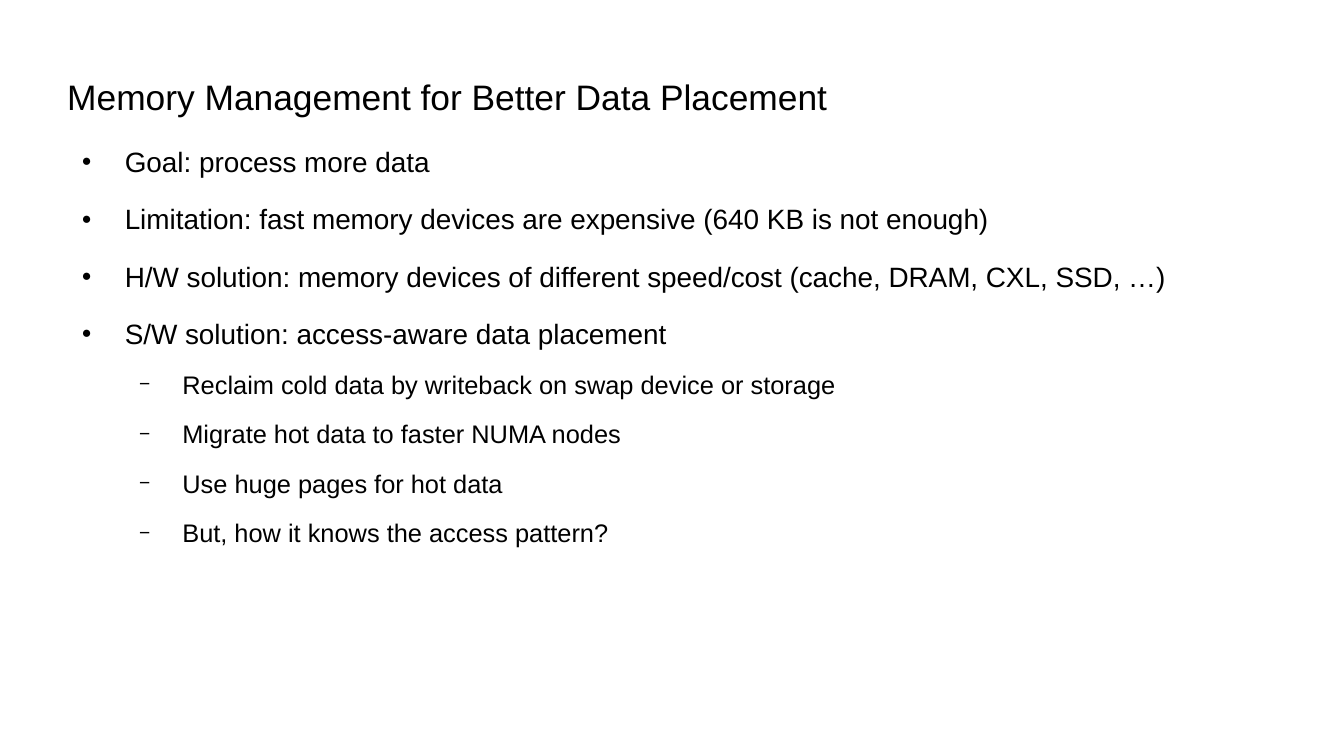
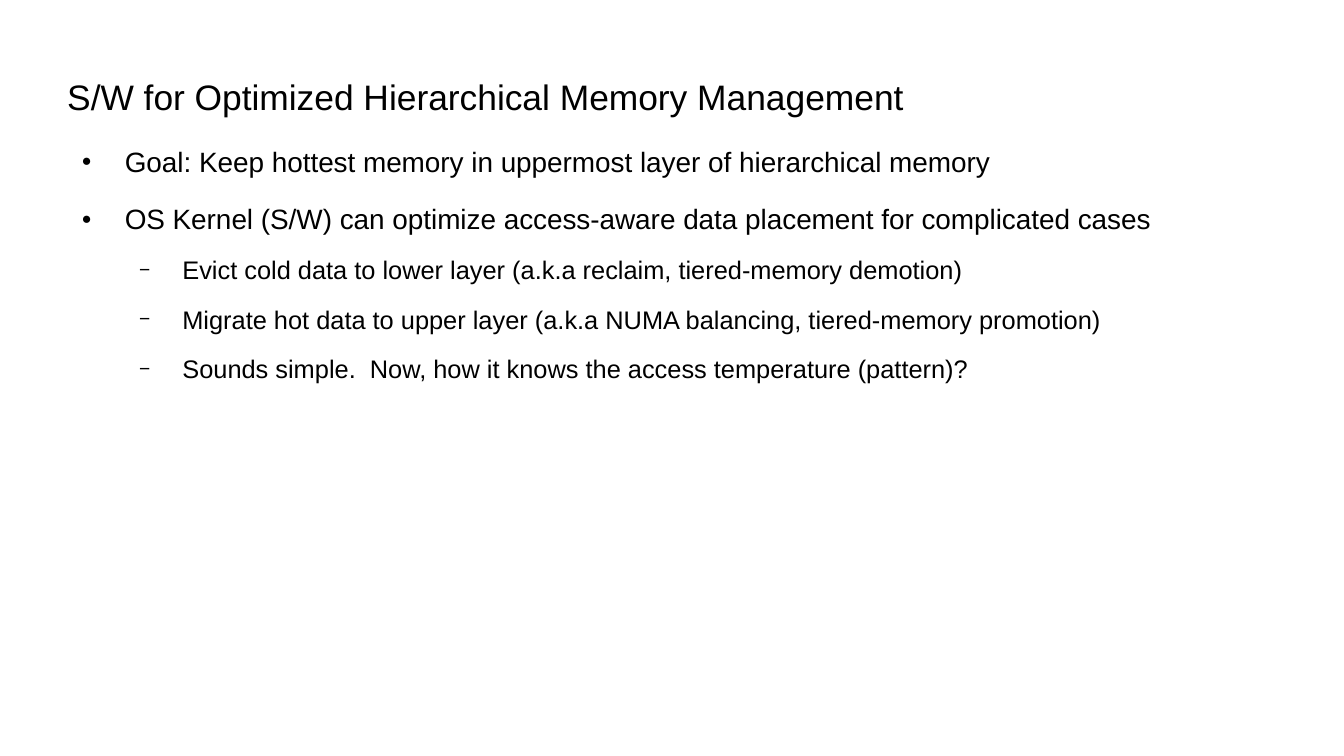
Before and after one commit to damonitor/talks, a slide deck: slide 13 of 2025/kernel_recipes/damon_kernel_recipes2025.odp (slide 4 before the commit). Drawn at 1344x756 pixels with LibreOffice and Linux fonts; fonts in the diff are those of the drawing. Boxes give left, top, right and bottom in pixels: in the first picture for what was removed or moved away, otherwise in the second. Text is boxed around its words. In the diff, an @@ line names an element or a change of style, - is before the commit and + after.

```diff
--- a/2025/kernel_recipes/damon_kernel_recipes2025.odp
+++ b/2025/kernel_recipes/damon_kernel_recipes2025.odp
@@ title at <box>67,84,903,117</box>: text changed @@
-Memory Management for Better Data Placement
+S/W for Optimized Hierarchical Memory Management
@@ text at <box>125,151,1151,384</box>: text changed; size 16.5 to 15 pt @@
-● Goal: process more data
-● Limitation: fast memory devices are expensive (640 KB is not enough)
-● H/W solution: memory devices of different speed/cost (cache, DRAM, CXL, SSD, …)
-● S/W solution: access-aware data placement
-  − Reclaim cold data by writeback on swap device or storage
-  − Migrate hot data to faster NUMA nodes
-  − Use huge pages for hot data
-  − But, how it knows the access pattern?
+● Goal: Keep hottest memory in uppermost layer of hierarchical memory
+● OS Kernel (S/W) can optimize access-aware data placement for complicated cases
+  − Evict cold data to lower layer (a.k.a reclaim, tiered-memory demotion)
+  − Migrate hot data to upper layer (a.k.a NUMA balancing, tiered-memory promotion)
+  − Sounds simple. Now, how it knows the access temperature (pattern)?
```
Also in this commit, not shown: 15 other slides changed, 15 slides added, 1 slide removed, 1 other file.
